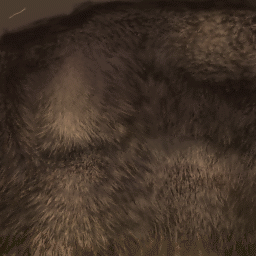
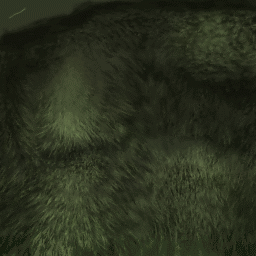
Layers edited between the first and the second 256 x 256 image:
pixels changed over [0,0,256,256] (layer not identified)
